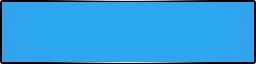
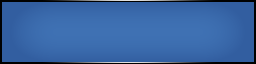
The second 256×64 image is a revision of the first. Changes to its layers:
added layer "focus copy" above "focus" over (2, 2, 254, 62)
hid "focus" over (2, 2, 254, 62)
showed "back" over (0, 0, 256, 64)
